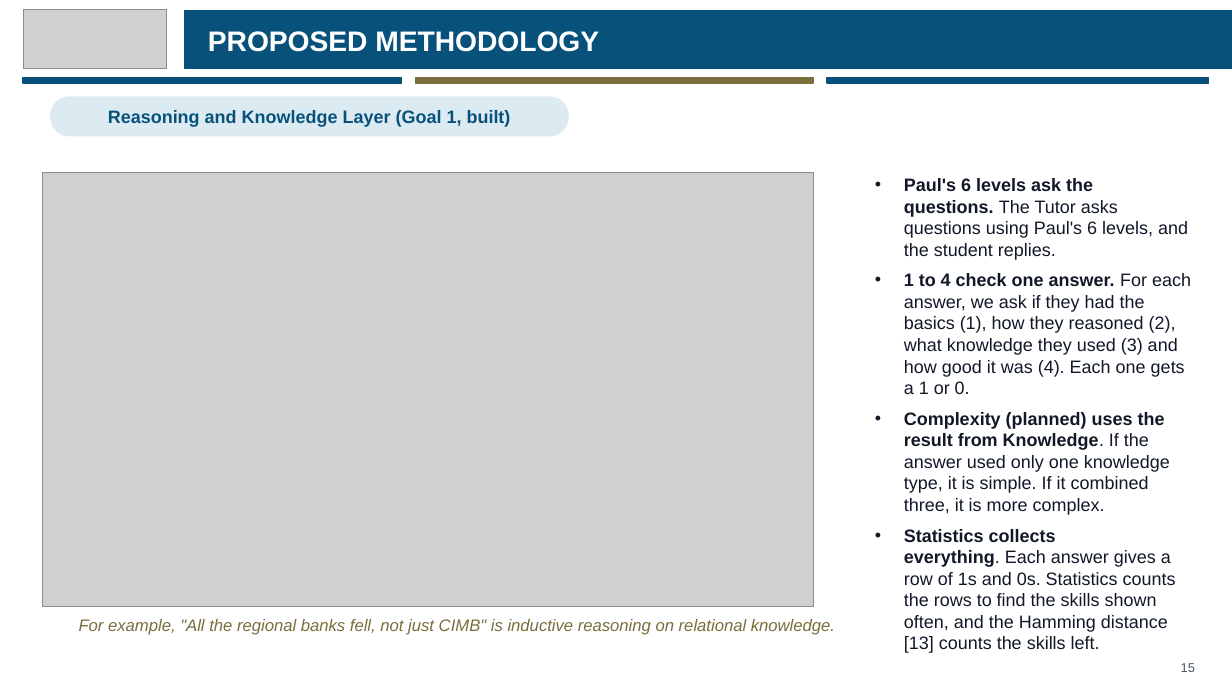
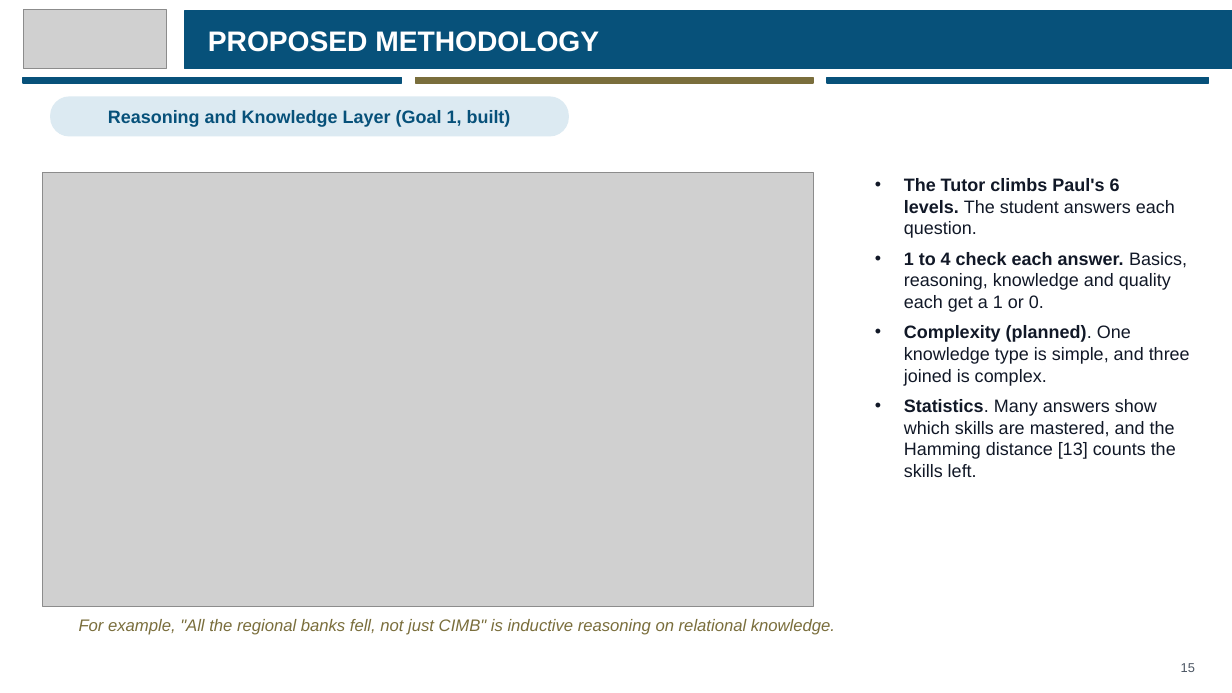
Before and after one commit to eusoffamir/Socratic-AI, a slide deck: slide 15 of docs/defence/Socratic AI Proposal Defence.pptx. Drawn at 1232x693 pixels with LibreOffice and Linux fonts; fonts in the diff are those of the drawing; grey boxes stand for pictures. Boxes give left, top, right and bottom in pixels: in the first picture for what was removed or moved away, otherwise in the second. Text is boxed around its words. In the diff, an @@ line names an element or a change of style, - is before the commit and + after.

```diff
--- a/docs/defence/Socratic AI Proposal Defence.pptx
+++ b/docs/defence/Socratic AI Proposal Defence.pptx
@@ text at (904,178,1190,477): text changed @@
-• Paul's 6 levels ask the questions. The Tutor asks questions using Paul's 6 levels, and the student replies.
-• 1 to 4 check one answer. For each answer, we ask if they had the basics (1), how they reasoned (2), what knowledge they used (3) and how good it was (4). Each one gets a 1 or 0.
-• Complexity (planned) uses the result from Knowledge. If the answer used only one knowledge type, it is simple. If it combined three, it is more complex.
-• Statistics collects everything. Each answer gives a row of 1s and 0s. Statistics counts the rows to find the skills shown often, and the Hamming distance [13] counts the skills left.
+• The Tutor climbs Paul's 6 levels. The student answers each question.
+• 1 to 4 check each answer. Basics, reasoning, knowledge and quality each get a 1 or 0.
+• Complexity (planned). One knowledge type is simple, and three joined is complex.
+• Statistics. Many answers show which skills are mastered, and the Hamming distance [13] counts the skills left.
```
Also in this commit, not shown: 13 other slides changed, 5 other files.
